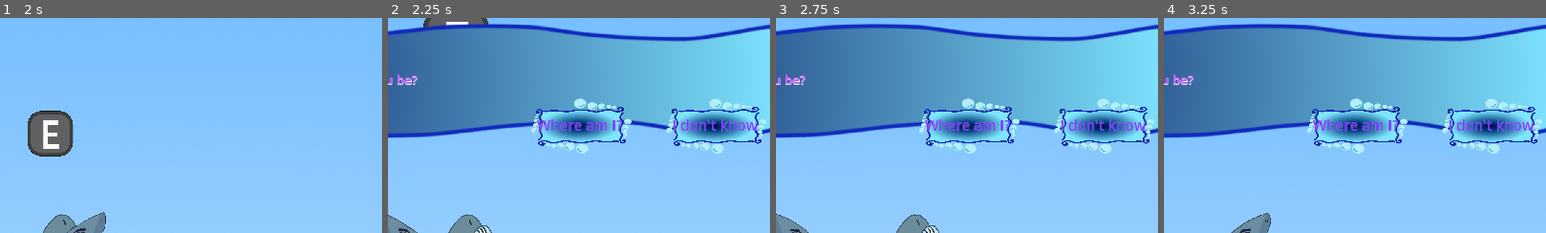
Above: before the commit, frames 1-4 (left to right).
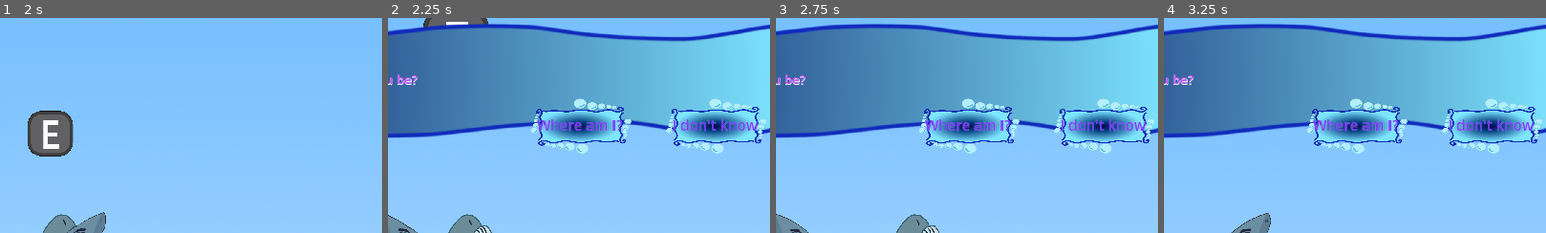
Above: after the commit, the same moments.

Repository: oDevvEn/Bubbles
Game: Godot game, scene res://scenes/main.tscn
Two runs of this game, one before a commit and one after it. Both use one fixed random seed, a clock stepped at 60 frames per second and the inputs below. This scene is started directly instead of the project's main scene. The engine's default icon, where the game draws it, is replaced by a stand-in: a white triangle on a blue panel in a dark square.
Inputs:
- Up to frame 1 (2 s): tap Enter at 0.5 s; hold E (interact) 0.53-1.28 s; hold D (moveRight) from 0.53 s (still down); tap Space (jump) at 0.77, 1.52 s; tap E (interact) at 1.35 s
- Up to frame 2 (2.25 s): release D (moveRight) at 2.03 s; hold A (moveLeft) from 2.03 s (still down); hold E (interact) from 2.03 s (still down)
- Up to frame 3 (2.75 s): keep holding A (moveLeft); keep holding E (interact)
- Up to frame 4 (3.25 s): release A (moveLeft) at 2.78 s; release E (interact) at 2.78 s; hold D (moveRight) from 2.78 s (still down); tap E (interact) at 2.85 s; tap Space (jump) at 3.02 s
The pictures show only the part of the screen within x 44-94%, y 0-50%; the shares and areas given below are measured in that part.

Frame 1 is identical in both runs. In frame 2, 0.2% of the frame differs, in the area x 38-98%, y 37-60%; in frame 3, 0.2%; in frame 4, 0.2%.

Commit message:
Add files via upload

Diff:
--- a/Bubbles/scripts/VillagerDialogue.gd
+++ b/Bubbles/scripts/VillagerDialogue.gd
@@ -3,7 +3,7 @@
 @onready var dialogue : PackedScene = preload("res://scenes/dialogue.tscn") #debug
 const FISH = preload("res://assets/DialogueBoxFish4.png")
 var inCollider = false
-@onready var d : CanvasLayer = dialogue.instantiate()
+@onready var d : CanvasLayer
 
 func _on_interactive_ui_body_entered(body: Node2D) -> void:
 	inCollider = true
@@ -11,7 +11,8 @@
 	inCollider = false
 
 func _process(delta: float) -> void:
-	if Input.is_action_pressed("interact") && inCollider == true:
+	if Input.is_action_just_pressed("interact") && inCollider == true && !d:
+		d = dialogue.instantiate()
 		d.setupDialogue(FISH, "Villager", "Morning there! Who might you be?")
 		d.setupButtons(["I don't know", "Where am I?"])
 		d.connect("click", First1)
@@ -75,7 +76,7 @@
 
 
 
-func End():
+func End(x):
 	d.queue_free()
 
 func Third2(choice):
